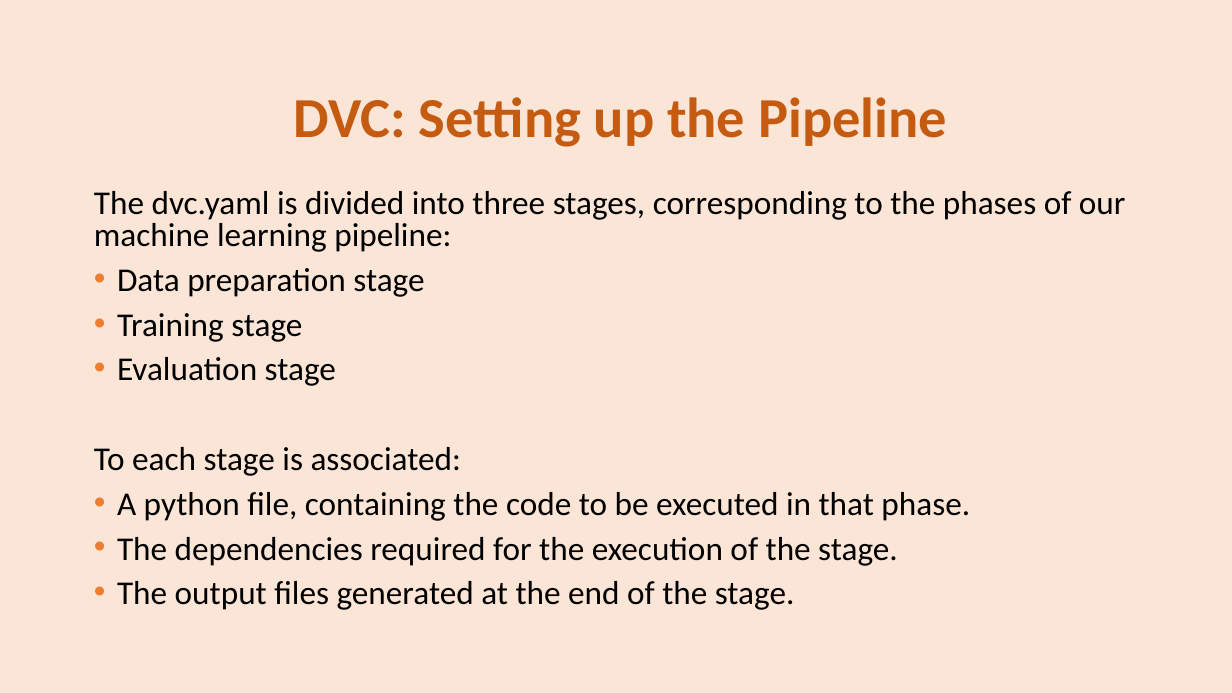
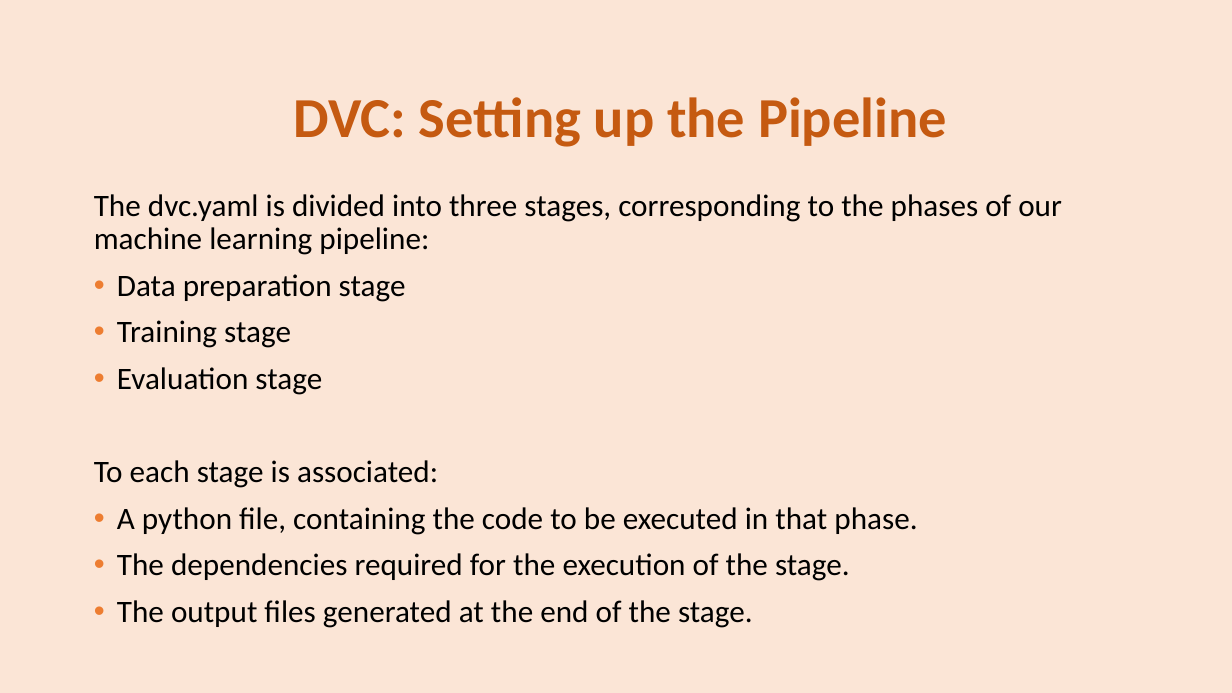
Before and after one commit to se4ai2223-uniba/architectural-style-recognition, a slide deck: slide 6 of docs/ArchiNet Team-Milestone 2.pptx. Drawn at 1232x693 pixels with LibreOffice and Linux fonts; fonts in the diff are those of the drawing. Boxes give left, top, right and bottom in pixels: in the first picture for what was removed or moved away, otherwise in the second. Text is boxed around its words. In the diff, an @@ line names an element or a change of style, - is before the commit and + after.

```diff
--- a/docs/ArchiNet Team-Milestone 2.pptx
+++ b/docs/ArchiNet Team-Milestone 2.pptx
@@ text "The dvc.yaml is divided into ..." at [94, 194, 1062, 628]: size 25.9 to 24.4 pt; line spacing 0.8 to 0.9 @@
```
Also in this commit, not shown: 5 other slides changed, 3 slides added, 1 slide removed.
